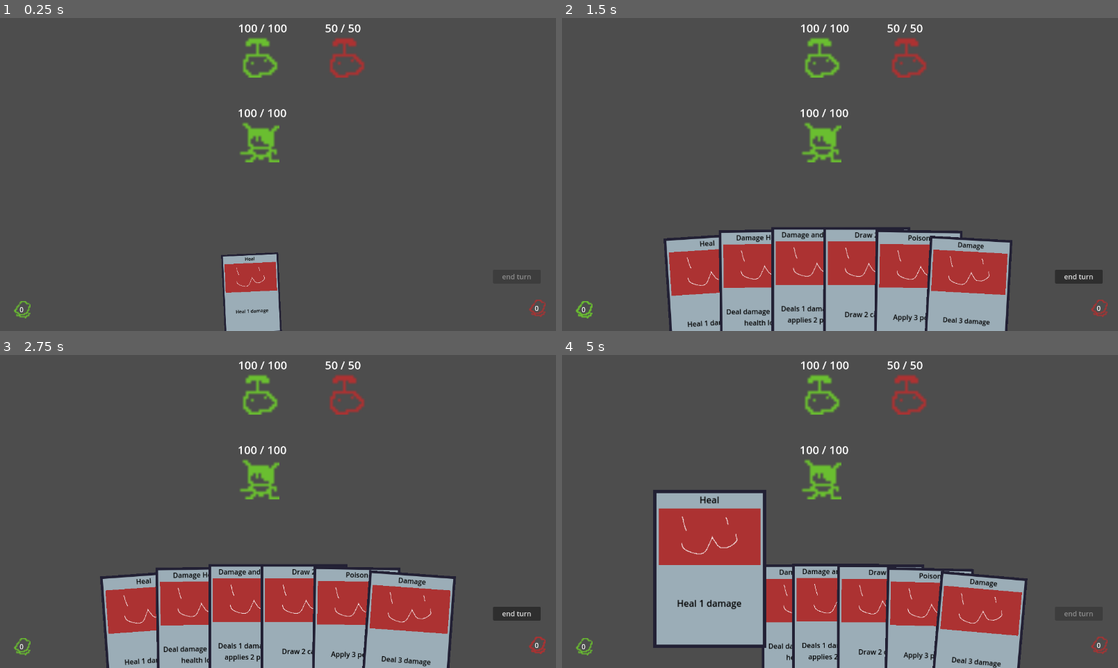
Above: before the commit, frames 1-4 (two rows, left to right).
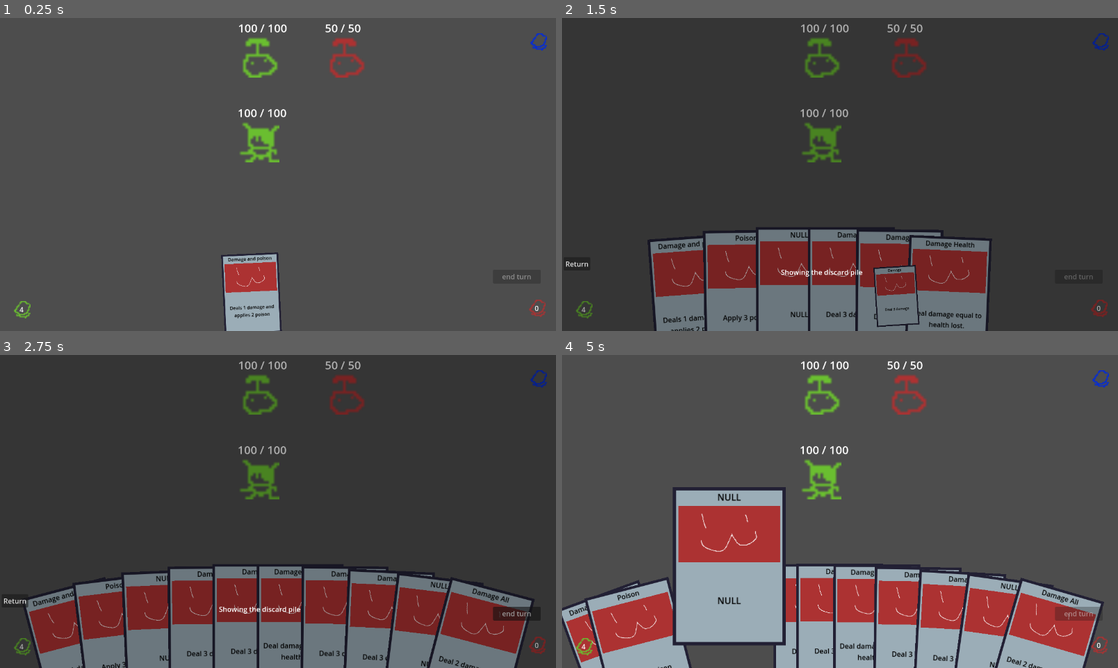
Above: after the commit, the same moments.

Repository: Saplings-Projects/1M_sub
Game: Godot game, scene res://#Scenes/TestingScene.tscn
The game is run twice, just before and just after one commit, with the same random seed, the same clock (stepped at 60 frames per second) and the same inputs.
Inputs (mouse positions are in pixels of both pictures, inside the frame that each line leads up to):
- Up to frame 1 (0.25 s): no input
- Up to frame 2 (1.5 s): click "0" at 0.5 s; click "0" (after the commit: "4") at 1.25 s
- Up to frame 3 (2.75 s): click "0" at 2 s
- Up to frame 4 (5 s): click (1101, 380) at 2.77 s; click (578, 602) at 3.5 s, where only the run after the commit has a clickable "Return"; click (712, 633) at 4.27 s

The runs differ from the first frame. In frame 1, 0.3% of the frame differs, in the area x 3-99%, y 4-96%; in frame 2, 22%; in frame 3, 28%, in the area x 0-99%, y 2-100%; in frame 4, 17%.

Commit message:
CardPileUicl (#40)
* Added a WIP buttom that shows a new scene

* The button now shows a new scene with
a return button to go back to the game.
The game cannot be played while the scene is present.

* The button now shows a new scene with
a return button to go back to the game.
The game cannot be played while the scene is present.

* added Typing

* Added CardScrollUI to see the inside of a CardPile

* Added CardScrollUI to see the inside of a CardPile

* Changed event to input_event and added its type

* Updated the the min size of the CardUI

* Fixed the aftermath of merging

* Added constant for the card.

* Deleted a function that is irrelevant.

* Moved the ShowCardPile into CardPileUISetter

* Deck doesn't need to have a card count.

* resized ScrollContainer to show 5 columns and 2 rows

* Added a button to show cards inside the deck

* Fixed the code that modifies the card and adds it to the container.

* Whitespace be gone

* Changed the settings of GridContainer so cards first show in the center

* Print statement begone

* added the "pile" after deck so it is consistent to the others pile

* Added a test for cardscrollui

* Fixed the test so it gets the proper gridcontainer

* Changed _input function to use a key constant instead of a string.

* Changed the settings of GridContainer so cards first show in the center part 2

* Addressed review feedback from Ty

* Addressed review feedback from Turtyo

* Changed the test so it compares Cardbases

* added a comment to the input function.

* potential fix to errors in test

* amendment for the last commit

* Fixed a function, fixed the test?, and cards not appearing in the UI.

* Fixed the testing scene after the merge

* whitespace be gone

---------

Co-authored-by: Turtyo <49365680+Turtyo@users.noreply.github.com>

Diff:
--- /dev/null
+++ b/#Scenes/CardScrollUI.tscn
@@ -0,0 +1,56 @@
+[gd_scene load_steps=2 format=3 uid="uid://bl3au25n1f8ld"]
+
+[ext_resource type="Script" path="res://UI/CardScrollUI.gd" id="1_sopxy"]
+
+[node name="CardScrollUI" type="Control"]
+layout_mode = 3
+anchors_preset = 15
+anchor_right = 1.0
+anchor_bottom = 1.0
+grow_horizontal = 2
+grow_vertical = 2
+script = ExtResource("1_sopxy")
+
+[node name="ColorRect" type="ColorRect" parent="."]
+layout_mode = 1
+anchors_preset = 15
+anchor_right = 1.0
+anchor_bottom = 1.0
+grow_horizontal = 2
+grow_vertical = 2
+color = Color(0, 0, 0, 0.309804)
+
+[node name="Button" type="Button" parent="."]
+layout_mode = 2
+offset_left = 4.0
+offset_top = 550.0
+offset_right = 65.0
+offset_bottom = 581.0
+text = "Return"
+
+[node name="ScrollContainer" type="ScrollContainer" parent="."]
+layout_mode = 1
+offset_left = 223.0
+offset_top = 142.0
+offset_right = 1049.0
+offset_bottom = 555.205
+
+[node name="GridContainer" type="GridContainer" parent="ScrollContainer"]
+custom_minimum_size = Vector2(186.475, 200)
+layout_direction = 1
+layout_mode = 2
+size_flags_horizontal = 6
+size_flags_vertical = 6
+theme_override_constants/h_separation = 20
+theme_override_constants/v_separation = 10
+columns = 5
+
+[node name="Label" type="Label" parent="."]
+layout_mode = 0
+offset_left = 504.0
+offset_top = 573.0
+offset_right = 747.0
+offset_bottom = 631.0
+text = "Showing "
+
+[connection signal="pressed" from="Button" to="." method="_on_button_pressed"]
--- a/#Scenes/TestingScene.tscn
+++ b/#Scenes/TestingScene.tscn
@@ -1,8 +1,9 @@
-[gd_scene load_steps=15 format=3 uid="uid://b60uabg68ra1l"]
+[gd_scene load_steps=22 format=3 uid="uid://b60uabg68ra1l"]
 
 [ext_resource type="PackedScene" uid="uid://clmg3l3n28x38" path="res://Entity/Player/Player.tscn" id="3_4psp7"]
 [ext_resource type="PackedScene" uid="uid://dpjfy4pv0vxst" path="res://Cards/CardContainer.tscn" id="3_e7sws"]
 [ext_resource type="Resource" uid="uid://dxgoopi1roxu4" path="res://Cards/Resource/Card_Damage.tres" id="4_wvn3v"]
+[ext_resource type="Resource" uid="uid://0x385c3nuq8f" path="res://Cards/Resource/Card_DamageAll.tres" id="5_j1lqt"]
 [ext_resource type="Resource" uid="uid://5yn4t13kwwoo" path="res://Cards/Resource/Card_DamageHealth.tres" id="6_4124l"]
 [ext_resource type="Resource" uid="uid://d4lugn62mmlep" path="res://Cards/Resource/Card_DrawCards.tres" id="7_smkw8"]
 [ext_resource type="PackedScene" uid="uid://bcpmrmofcilbn" path="res://Core/Battler.tscn" id="8_qtw1k"]
@@ -10,12 +11,47 @@
 [ext_resource type="Resource" uid="uid://ctx8jsvac84so" path="res://Cards/Resource/Card_Poison.tres" id="8_x6t2k"]
 [ext_resource type="Resource" uid="uid://d12g33rc6c3u5" path="res://Cards/Resource/Card_Heal.tres" id="9_ojxic"]
 [ext_resource type="Script" path="res://UI/DiscardPileUISetter.gd" id="10_pqly7"]
+[ext_resource type="Script" path="res://Cards/Card_DamageHealth.gd" id="10_qowiy"]
 [ext_resource type="Resource" uid="uid://3s4aet1ciesh" path="res://Cards/Resource/Card_damage_and_poison.tres" id="10_w0xgm"]
+[ext_resource type="Resource" uid="uid://bsrdu33ukb1ym" path="res://Cards/Resource/Card_EnemyAttack.tres" id="11_3k5t2"]
 [ext_resource type="Texture2D" uid="uid://caemucaya30wh" path="res://Cards/draw_pile.png" id="11_pw70x"]
 [ext_resource type="Texture2D" uid="uid://d4muqvs3etnr8" path="res://Cards/discard_pile.png" id="12_kxw48"]
 [ext_resource type="Script" path="res://UI/EndTurnButton.gd" id="14_dpe64"]
+[ext_resource type="Texture2D" uid="uid://hqkt8t1v2f5h" path="res://Cards/deck_pile.png" id="18_b54hn"]
+[ext_resource type="Script" path="res://UI/DeckPileUISetter.gd" id="19_ucc6f"]
+
+[sub_resource type="Resource" id="Resource_82ci8"]
+script = ExtResource("10_qowiy")
+damage_to_apply_to_target = 0.0
+damage_to_apply_to_caster = 0.0
+status_to_apply_to_target = Array[Resource("res://Status/StatusBase.gd")]([])
+status_to_apply_to_caster = Array[Resource("res://Status/StatusBase.gd")]([])
+affect_all_targets = false
+affect_all_casters = false
+amount_of_cards_to_draw = 0
+amount_of_cards_to_discard = 0
+application_type = 1
+card_title = "NULL"
+card_description = "NULL"
+card_effects_data = Array[Resource("res://Cards/Effects/EffectData.gd")]([])
+
+[sub_resource type="Resource" id="Resource_bjuo7"]
+script = ExtResource("10_qowiy")
+damage_to_apply_to_target = 0.0
+damage_to_apply_to_caster = 0.0
+status_to_apply_to_target = Array[Resource("res://Status/StatusBase.gd")]([])
+status_to_apply_to_caster = Array[Resource("res://Status/StatusBase.gd")]([])
+affect_all_targets = false
+affect_all_casters = false
+amount_of_cards_to_draw = 0
+amount_of_cards_to_discard = 0
+application_type = 1
+card_title = "NULL"
+card_description = "NULL"
+card_effects_data = Array[Resource("res://Cards/Effects/EffectData.gd")]([])
 
 [node name="TestingScene" type="Node2D"]
+metadata/_edit_vertical_guides_ = [1216.0]
 
 [node name="Battler" parent="." instance=ExtResource("8_qtw1k")]
 
@@ -42,7 +78,7 @@
 anchor_bottom = 1.0
 grow_horizontal = 2
 grow_vertical = 0
-default_deck = Array[Resource("res://Cards/CardBase.gd")]([ExtResource("4_wvn3v"), ExtResource("6_4124l"), ExtResource("7_smkw8"), ExtResource("9_ojxic"), ExtResource("8_x6t2k"), ExtResource("10_w0xgm")])
+default_deck = Array[Resource("res://Cards/CardBase.gd")]([ExtResource("4_wvn3v"), ExtResource("5_j1lqt"), ExtResource("6_4124l"), ExtResource("7_smkw8"), ExtResource("9_ojxic"), ExtResource("8_x6t2k"), ExtResource("10_w0xgm"), ExtResource("11_3k5t2"), ExtResource("4_wvn3v"), ExtResource("4_wvn3v"), ExtResource("4_wvn3v"), ExtResource("10_w0xgm"), SubResource("Resource_82ci8"), SubResource("Resource_bjuo7")])
 starting_hand_size = 10
 max_hand_width = 900.0
 min_card_separation = 90.0
@@ -131,4 +167,22 @@
 horizontal_alignment = 1
 vertical_alignment = 1
 
+[node name="DeckPile" type="TextureButton" parent="CanvasLayer/UIControl"]
+layout_mode = 1
+anchors_preset = -1
+anchor_left = 1.00078
+anchor_right = 1.00078
+offset_left = -62.0
+offset_top = 35.0
+offset_right = -22.0
+offset_bottom = 75.0
+texture_normal = ExtResource("18_b54hn")
+texture_pressed = ExtResource("18_b54hn")
+texture_hover = ExtResource("18_b54hn")
+texture_disabled = ExtResource("18_b54hn")
+texture_focused = ExtResource("18_b54hn")
+stretch_mode = 0
+script = ExtResource("19_ucc6f")
+metadata/_edit_use_anchors_ = true
+
 [connection signal="pressed" from="CanvasLayer/UIControl/EndTurnButton" to="CanvasLayer/UIControl/EndTurnButton" method="_on_pressed"]
--- /dev/null
+++ b/Tests/test_pile_ui.gd
@@ -0,0 +1,48 @@
+extends GutTest
+#test for ui pop up
+
+var _card_container_scene: PackedScene = load("res://Cards/CardContainer.tscn")
+var _card_container_scroll_scene: PackedScene  = load("res://#Scenes/CardScrollUI.tscn")
+var _card_container: CardContainer = null
+var _card_scroll: Control = null
+
+const SCROLL_CONTAINER_INDEX: int = 2
+const GRID_CONTAINER_INDEX: int = 0
+
+func before_all():
+	_card_container = _card_container_scene.instantiate()
+	# fill deck with 50 default cards
+	_card_container.default_deck.resize(50)
+	_card_container.max_hand_size = 10
+	_card_container.starting_hand_size = 0
+	_card_container.card_draw_time = .05
+
+func before_each():
+
+	# assign cards names of Card1-Card50
+	for card_index: int in _card_container.default_deck.size():
+		_card_container.default_deck[card_index] = CardBase.new()
+		_card_container.default_deck[card_index].card_title = "Card" + str(card_index + 1)
+
+	get_tree().root.add_child(_card_container)
+
+
+func after_each():
+	_card_container.free()
+	_card_scroll.free()
+
+func test_populate():
+
+	_card_scroll = _card_container_scroll_scene.instantiate()
+	_card_scroll.deck_pile = _card_container.default_deck.duplicate()
+
+	_card_scroll.populate("DeckPile")
+
+	var card_pile = _card_scroll.deck_pile
+	var grid: GridContainer = _card_scroll.get_child(SCROLL_CONTAINER_INDEX).get_child(GRID_CONTAINER_INDEX)
+
+	for card_index in len(card_pile):
+		var card_data_deck = card_pile[card_index]
+		var card_data_grid = grid.get_child(card_index).card_data
+
+		assert_eq(card_data_deck, card_data_grid)
--- a/UI/CardPileUISetter.gd
+++ b/UI/CardPileUISetter.gd
@@ -3,7 +3,7 @@
 
 
 @export var pile_count_label: Label = null
-
+@onready var cardUI: PackedScene = preload("res://#Scenes/CardScrollUI.tscn")
 
 func _ready() -> void:
 	if CardManager.card_container != null:
@@ -22,3 +22,10 @@
 
 func _get_count() -> int:
 	return CardManager.card_container.get_draw_pile_size()
+
+func _pressed() -> void:
+	var parent: Control = $".."
+	var uiPile: Control = cardUI.instantiate()
+
+	uiPile.populate(get_name())
+	parent.add_child(uiPile)
--- /dev/null
+++ b/UI/CardScrollUI.gd
@@ -0,0 +1,63 @@
+extends Control
+
+var card_scene: PackedScene = preload("res://Cards/Card.tscn")
+
+var discard_pile: Array[CardBase] = CardManager.card_container.discard_pile
+var draw_pile: Array[CardBase] = CardManager.card_container.draw_pile
+var deck_pile: Array[CardBase]  = CardManager.card_container.default_deck
+var cards_to_display: Array[CardBase] = []
+var card_worlds: Array[CardWorld] = []
+var cardworld: CardWorld = null
+var cardui: Control = null
+
+const CARD_SCALE: Vector2 = Vector2(.7, .7)
+const CARDUI_INDEX: int = 2
+const CARDUI_POS: Vector2 = Vector2(4,4)
+const SIZE_OFFSET: Vector2 = Vector2(10,10)
+
+
+#deletes the root node CardScrollUI with the on screen button
+func _on_button_pressed() -> void:
+	queue_free()
+
+
+#deletes the root node CardScrollUI with the escape key
+func _input(_inputevent: InputEvent) -> void:
+	if Input.is_key_pressed(KEY_ESCAPE):
+		queue_free()
+
+
+
+func populate(parent_name: String) -> void:
+
+	match parent_name:
+		"DiscardPile":
+			cards_to_display = discard_pile
+			$Label.text = "Showing the discard pile"
+		"DrawPile":
+			cards_to_display = draw_pile
+			$Label.text = "Showing the draw pile"
+		"DeckPile":
+			cards_to_display = deck_pile
+			$Label.text = "Showing the deck pile"
+
+	cards_to_display.sort_custom(card_sort_by_title)
+
+	for card: CardBase in cards_to_display:
+
+		cardworld = card_scene.instantiate()
+		cardui = cardworld.get_child(CARDUI_INDEX)
+
+		cardworld.custom_minimum_size = (cardui.size * CARD_SCALE) + SIZE_OFFSET
+		cardui.scale = CARD_SCALE
+		cardui.anchors_preset = CORNER_TOP_LEFT
+		cardui.position = CARDUI_POS
+
+		$ScrollContainer/GridContainer.add_child(cardworld)
+
+		cardworld.init_card(card)
+
+func card_sort_by_title(card_A: CardBase, card_B: CardBase) -> bool:
+	if card_A.card_title.to_lower() < card_B.card_title.to_lower():
+		return true
+	return false
--- /dev/null
+++ b/UI/DeckPileUISetter.gd
@@ -0,0 +1,6 @@
+extends CardPileUISetter
+class_name DeckPileUISetter
+
+# @override
+func _on_card_counts_updated() -> void:
+	pass
--- a/project.godot
+++ b/project.godot
@@ -32,3 +32,11 @@
 [editor_plugins]
 
 enabled=PackedStringArray("res://addons/gut/plugin.cfg")
+
+[input]
+
+escape={
+"deadzone": 0.5,
+"events": [Object(InputEventKey,"resource_local_to_scene":false,"resource_name":"","device":-1,"window_id":0,"alt_pressed":false,"shift_pressed":false,"ctrl_pressed":false,"meta_pressed":false,"pressed":false,"keycode":0,"physical_keycode":4194305,"key_label":0,"unicode":0,"echo":false,"script":null)
+]
+}
Binary file added: Cards/deck_pile.png
Not shown, added: Cards/deck_pile.png.import
